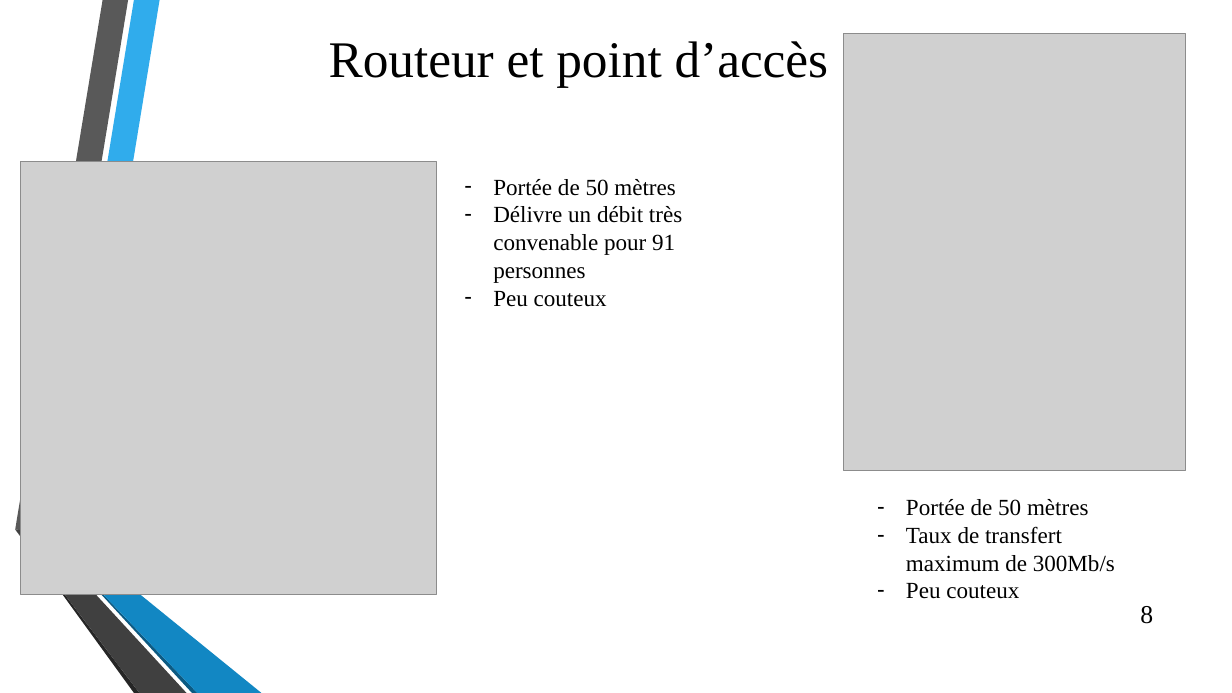
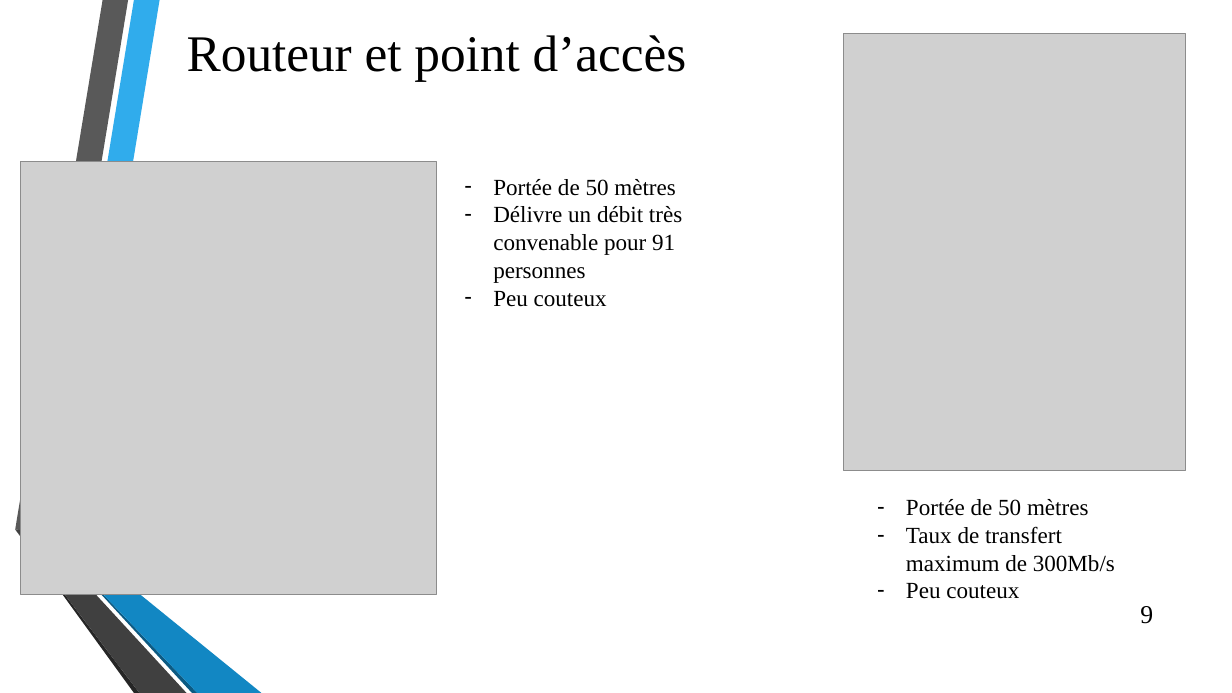
Before and after one commit to Efiria/Carnofluxe, a slide deck: slide 9 of Presentation2.pptx (slide 8 before the commit). Drawn at 1232x693 pixels with LibreOffice and Linux fonts; fonts in the diff are those of the drawing; grey boxes stand for pictures; background and template pictures are left out. Boxes give left, top, right and bottom in pixels: in the first picture for what was removed or moved away, otherwise in the second. Text is boxed around its words. In the diff, an @@ line names an element or a change of style, - is before the commit and + after.

```diff
--- a/Presentation2.pptx
+++ b/Presentation2.pptx
@@ title "Routeur et point d’accès": place and size @@
-title "Routeur et point d’accès" at (329, 41, 829, 88)
+title "Routeur et point d’accès" at (187, 35, 687, 82)
@@ page number at (1140, 606, 1153, 624): text changed @@
-8
+9
```
Also in this commit, not shown: 6 other slides changed, 5 slides added, 4 slides removed.
